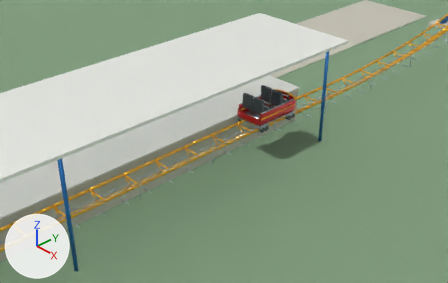
Renders of the Blender file blender/seoulland-transfer.blend from each side of a commit.
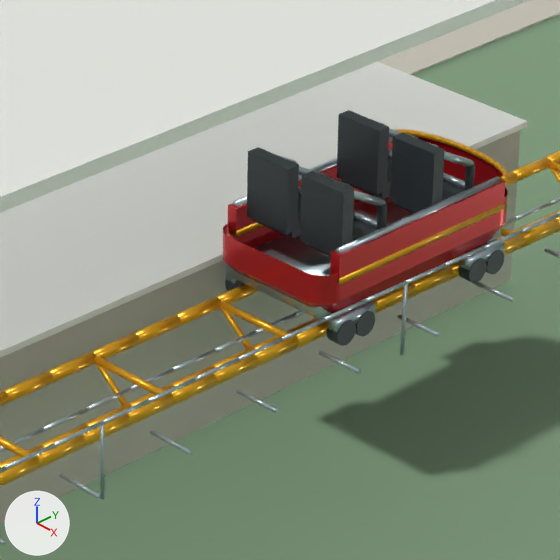
There are two pictures of each version: one from a 50 mm camera at (21.62, -65.81, 18.54) aimed at (-0.97, -44.48, 0.96), one close up on the part from 43% to 68% of the width and 22% to 62% of the height. Arrows for +X, +Y and +Z are at lower left; the lights stay in place. The first two pictures are the older version.

In view in the first close-up: 'Environment Brushed metal hardware', 'Environment Ivory station canopy', 'Environment Meadow green', 'Environment Sun yellow enamel rails', 'Environment Warm concrete', 'TrainCar Brushed metal hardware', 'TrainCar Charcoal rubber and seats', 'TrainCar Ruby red train body', 'TrainCar Sun yellow enamel rails'.
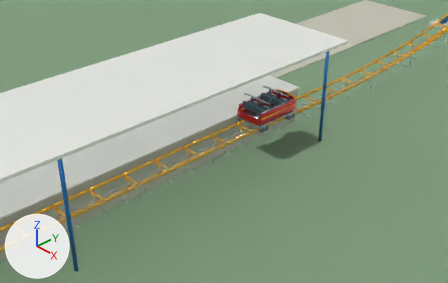
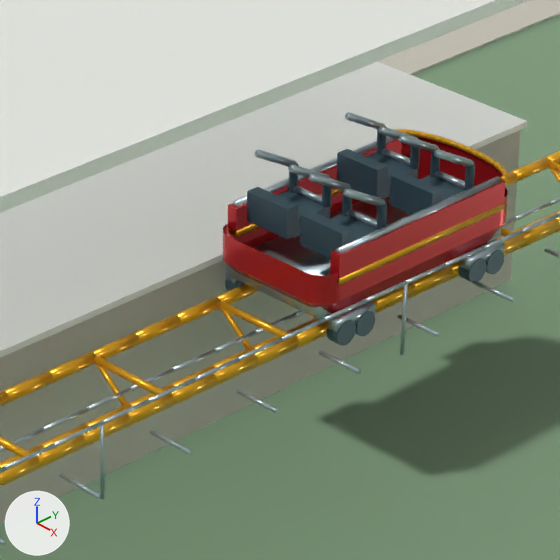
Where the change shows, as pixel boxes [x1, y1, x2, y2] in the close-ups (560 x 560 px; the box of a moved part takes in the faces that stretch with it):
'TrainCar Charcoal rubber and seats', recoloured, reshaped (7% shorter)
    before: [225, 110, 504, 346]
    after: [225, 126, 504, 346]
part 1 of me_traincar_charcoal_rubber_and_seats, moved or reshaped
    before: [337, 110, 389, 195]
    after: [337, 149, 388, 198]
part 2 of me_traincar_charcoal_rubber_and_seats, moved or reshaped
    before: [390, 132, 445, 212]
    after: [390, 172, 443, 215]
part 3 of me_traincar_charcoal_rubber_and_seats, moved or reshaped
    before: [247, 147, 299, 234]
    after: [247, 187, 298, 239]
part 4 of me_traincar_charcoal_rubber_and_seats, moved or reshaped
    before: [300, 171, 354, 254]
    after: [300, 211, 353, 259]

What changed in the scene script:
```text
Add mat_midnight_blue_rubber_and_seats:
    mat_midnight_blue_rubber_and_seats = principled_material('Midnight blue rubber and seats')
    mat_midnight_blue_rubber_and_seats.base_color = (0.045, 0.09, 0.12)  # dark blue #3c5561
    mat_midnight_blue_rubber_and_seats.metallic = 0.12
    mat_midnight_blue_rubber_and_seats.roughness = 0.48
Change me_traincar_charcoal_rubber_and_seats:
    used by ob_traincar_charcoal_rubber_and_seats; parent = ob_traincar; location = (0.0, 0.0, 0.0)
    remove me_traincar_charcoal_rubber_and_seats.from_pydata(...)  # 448 vertices, 272 faces; spans x -0.9..0.9, y -1.41..1.45, z -0.17..1.67
    remove me_traincar_charcoal_rubber_and_seats.materials.append(mat_charcoal_rubber_and_seats)  # dark grey #353c40
    add me_traincar_charcoal_rubber_and_seats.from_pydata(...)  # 448 vertices, 272 faces; spans x -0.9..0.9, y -1.41..1.45, z -0.17..1.3
    me_traincar_charcoal_rubber_and_seats part 1: the loose piece of 8 vertices spanning x -0.75..-0.1, y 0.28..0.44, z 0.85..1.67 is scaled about its middle by (1, 1, 0.463), then moved by (0.0, 0.0, -0.28)
    me_traincar_charcoal_rubber_and_seats part 2: the loose piece of 8 vertices spanning x 0.1..0.75, y 0.28..0.44, z 0.85..1.67 is scaled about its middle by (1, 1, 0.463), then moved by (0.0, 0.0, -0.28)
    me_traincar_charcoal_rubber_and_seats part 3: the loose piece of 8 vertices spanning x -0.75..-0.1, y -1.23..-1.05, z 0.85..1.67 is scaled about its middle by (1, 1, 0.463), then moved by (0.0, 0.0, -0.28)
    me_traincar_charcoal_rubber_and_seats part 4: the loose piece of 8 vertices spanning x 0.1..0.75, y -1.23..-1.05, z 0.85..1.67 is scaled about its middle by (1, 1, 0.463), then moved by (0.0, 0.0, -0.28)
    add me_traincar_charcoal_rubber_and_seats.materials.append(mat_midnight_blue_rubber_and_seats)  # dark blue #3c5561
```
